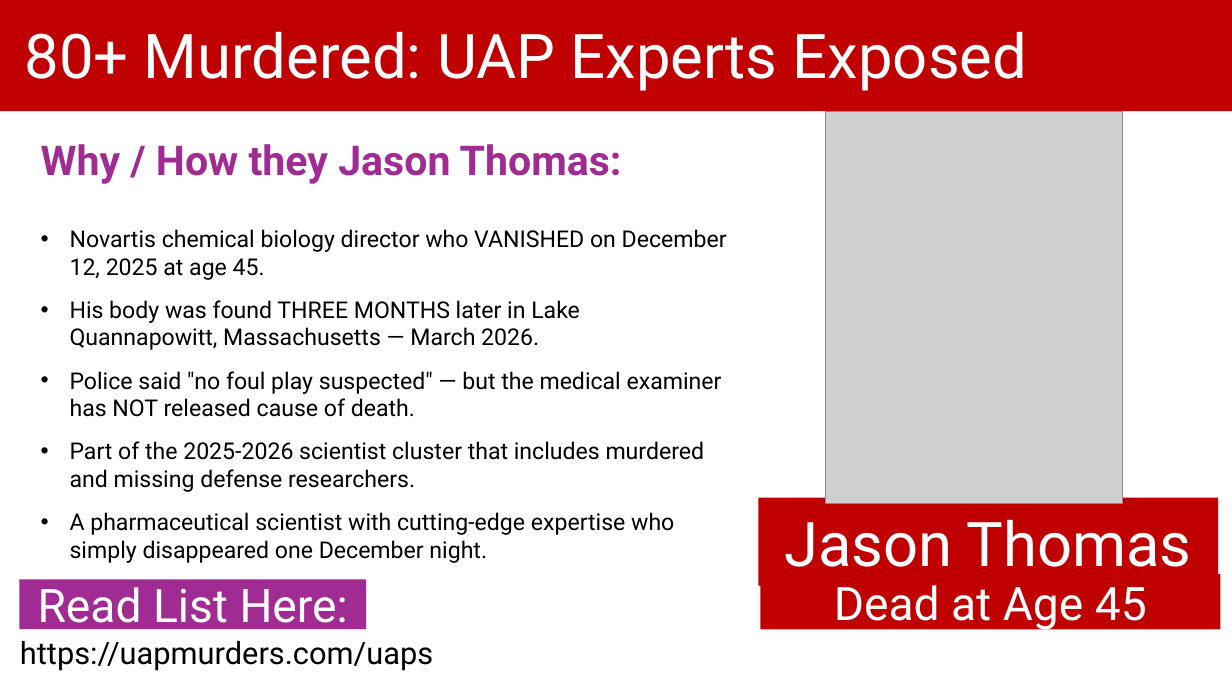
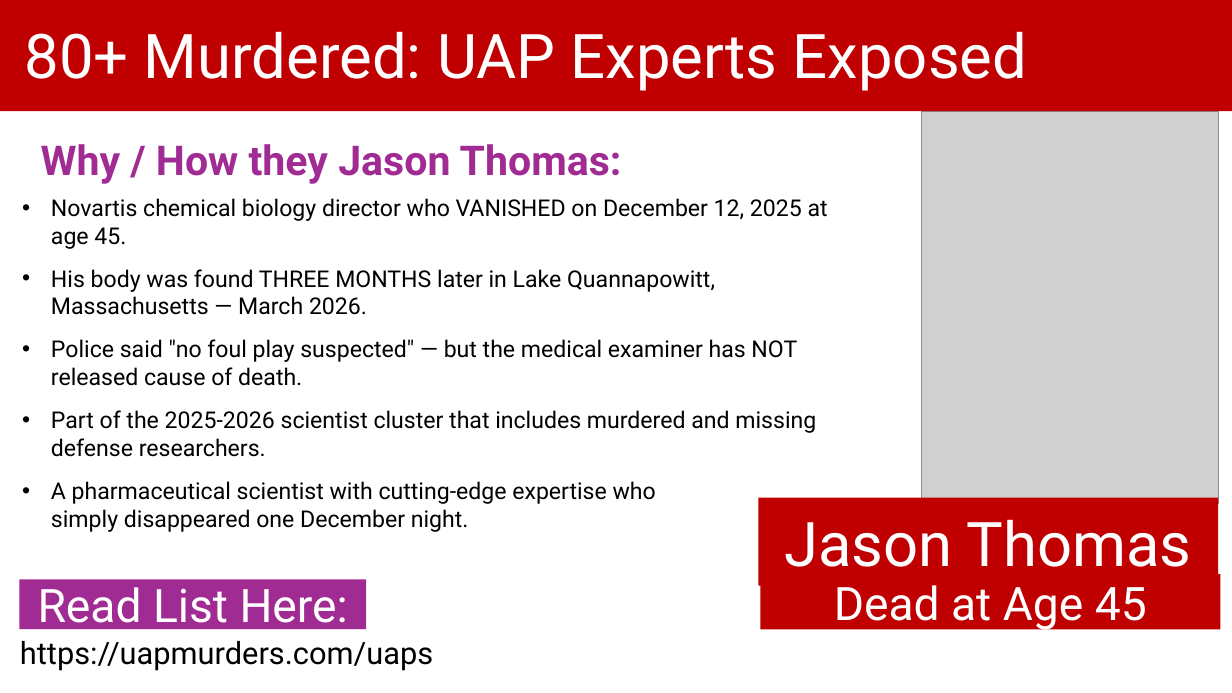
Before and after one commit to BryanStarbuck/UAP_Murder_Docus, a slide deck: slide 21 of UAPs/UAPs_Murders.pptx (slide 29 before the commit). Drawn at 1232x693 pixels with LibreOffice and Linux fonts; fonts in the diff are those of the drawing; grey boxes stand for pictures. Boxes give left, top, right and bottom in pixels: in the first picture for what was removed or moved away, otherwise in the second. Text is boxed around its words. In the diff, an @@ line names an element or a change of style, - is before the commit and + after.

```diff
--- a/UAPs/UAPs_Murders.pptx
+++ b/UAPs/UAPs_Murders.pptx
@@ picture: place and size @@
-picture at (826,111,1124,504)
+picture at (922,111,1220,504)
@@ text "Novartis chemical biology director who ..." rewrapped from (70,229,727,535) to (51,198,828,532) @@
```
Also in this commit, not shown: 17 other slides changed, 1 slide added, 17 slides removed, 58 other files.
